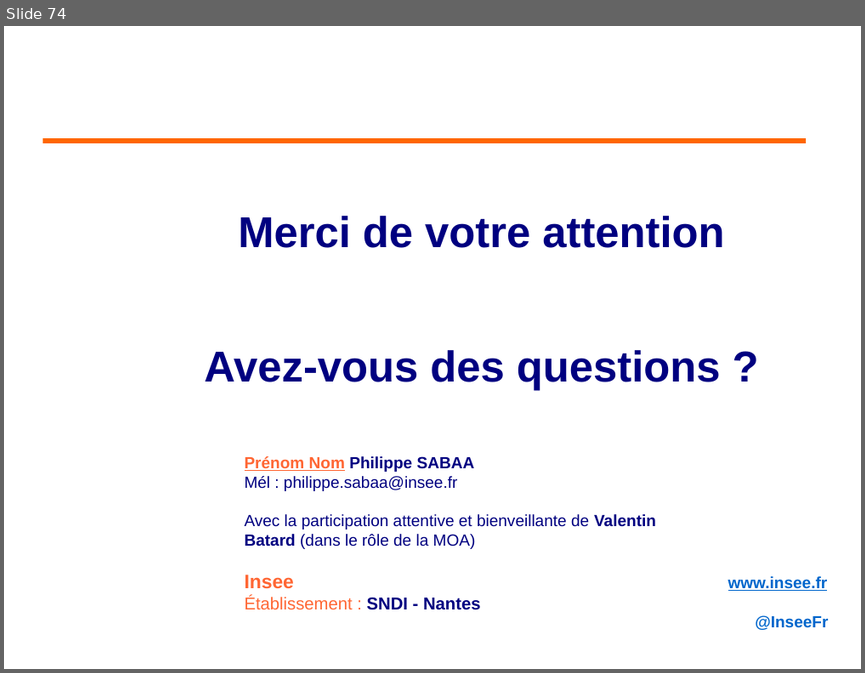
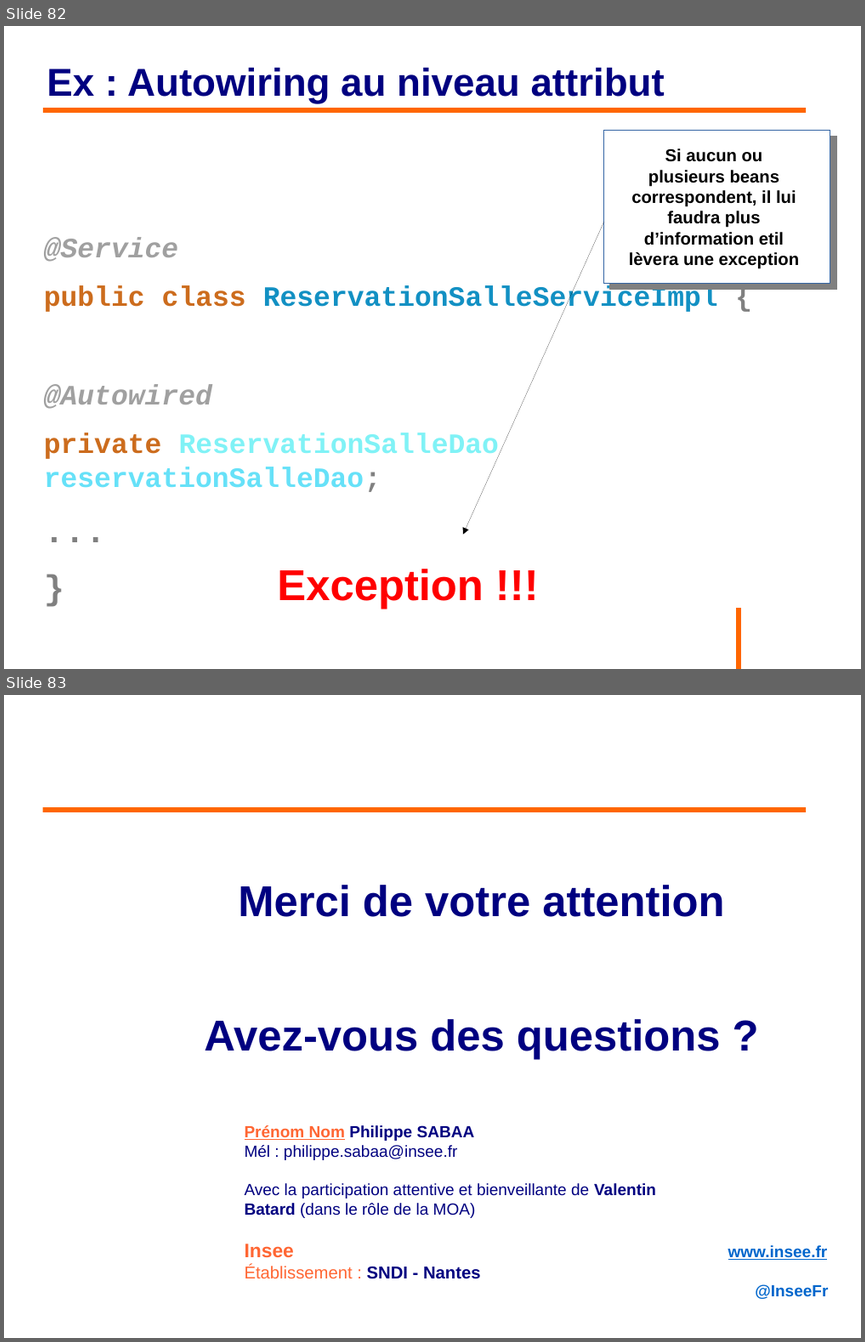
Before and after one commit to philphils/formation-spring, a slide deck: Documentation/diapo_formation_spring.odp. Shown one above the other, each under a label of ours: slide 74 before the commit, slides 82 and 83 after it. The pictures are 865x673 and 865x1342 pixels, drawn with LibreOffice and Linux fonts; fonts in the diff are those of the drawing; background and template pictures are left out. Boxes give left, top, right and bottom in pixels: in the first picture for what was removed or moved away, otherwise in the second. Text is boxed around its words. In the diff, an @@ line names an element or a change of style, - is before the commit and + after.

```diff
--- a/Documentation/diapo_formation_spring.odp
+++ b/Documentation/diapo_formation_spring.odp
@@ slide 82 added at [4,26,861,669], background #FFFFFF @@
@@ title added at [46,68,664,104], 36 pt, text #000080, bold @@
+Ex : Autowiring au niveau attribut
@@ line added from (43, 110) to (806, 110), #FF6600 4.54 pt @@
@@ rectangle added at [604,131,830,284], fill #FFFFFF, outline #3465A4 0 pt @@
@@ text added at [629,148,800,269], 16 pt, text #000000, bold @@
+Si aucun ou plusieurs beans correspondent, il lui faudra plus d’information etil lèvera une exception
@@ arrow added from (604, 222) to (464, 534), #000000 0 pt @@
@@ text added at [44,237,718,492], 26 pt, text #1290C3, bold @@
+@Service
+public class ReservationSalleServiceImpl {
+@Autowired
+private ReservationSalleDao reservationSalleDao;
+...
+}
@@ text added at [277,568,483,609], 40 pt, text #FF0000, bold @@
+Exception !!!
@@ line added from (738, 607) to (738, 669), #FF6600 4.54 pt @@
@@ what was slide 74 is now slide 83 @@
```
Also in this commit, not shown: 1 slide changed, 9 other slides added, 1 slide removed.
